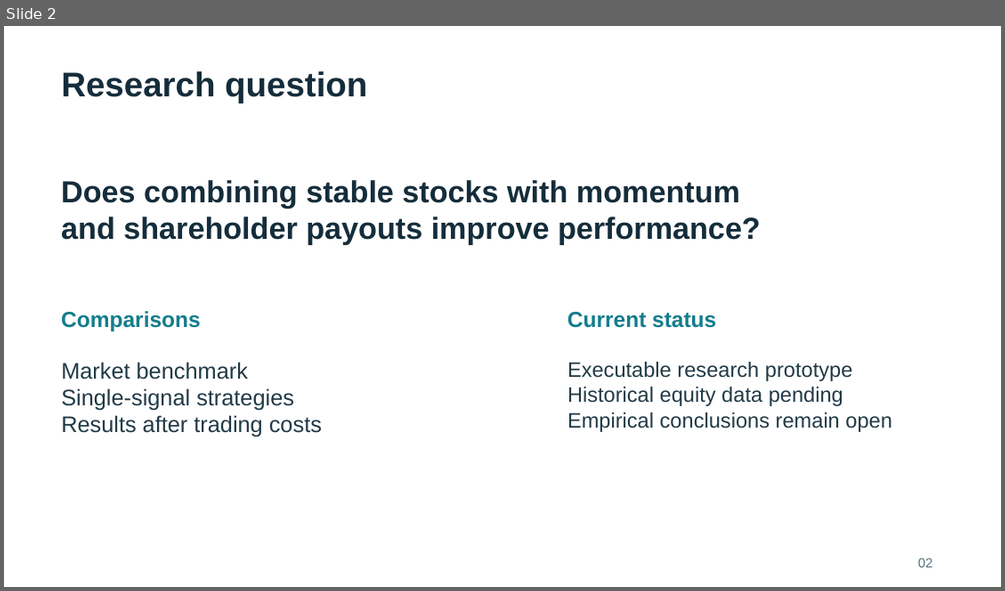
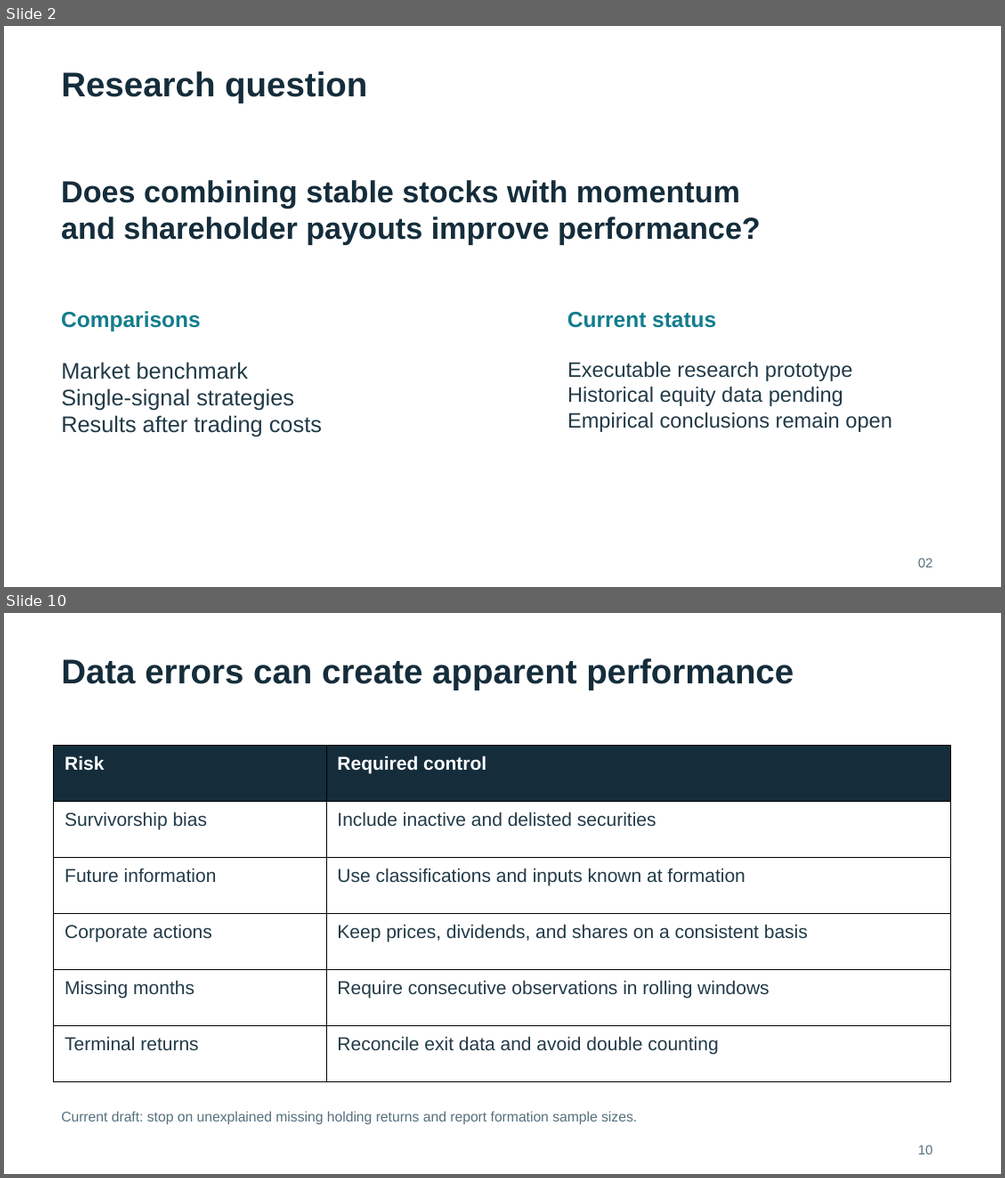
Before and after one commit to yingnichang/MTH9897, a slide deck: Final/presentation/conservative_formula_presentation.pptx. Shown one above the other, each under a label of ours: slide 2 before the commit, slides 2 and 10 after it; the slides between them are not shown. The pictures are 1005x591 and 1005x1178 pixels, drawn with LibreOffice and Linux fonts; fonts in the diff are those of the drawing. Boxes give left, top, right and bottom in pixels: in the first picture for what was removed or moved away, otherwise in the second. Text is boxed around its words. In the diff, an @@ line names an element or a change of style, - is before the commit and + after.

```diff
--- a/Final/presentation/conservative_formula_presentation.pptx
+++ b/Final/presentation/conservative_formula_presentation.pptx
@@ slide 10 added at [4,613,1001,1174], background #FFFFFF @@
@@ text added at [61,658,793,690], 33 pt, text #152D3B, bold @@
+Data errors can create apparent performance
@@ table added at [54,746,952,1082], 6 rows, 2 columns @@
+Risk | Required control
+Survivorship bias | Include inactive and delisted securities
+Future information | Use classifications and inputs known at formation
+Corporate actions | Keep prices, dividends, and shares on a consistent basis
+Missing months | Require consecutive observations in rolling windows
+Terminal returns | Reconcile exit data and avoid double counting
@@ text added at [61,1111,637,1125], 13.5 pt, text #56707D @@
+Current draft: stop on unexplained missing holding returns and report formation sample sizes.
@@ text added at [918,1144,933,1154], 12.8 pt, text #56707D @@
+10
```
Also in this commit, not shown: 12 slides changed, 7 other slides added, 7 other files.
